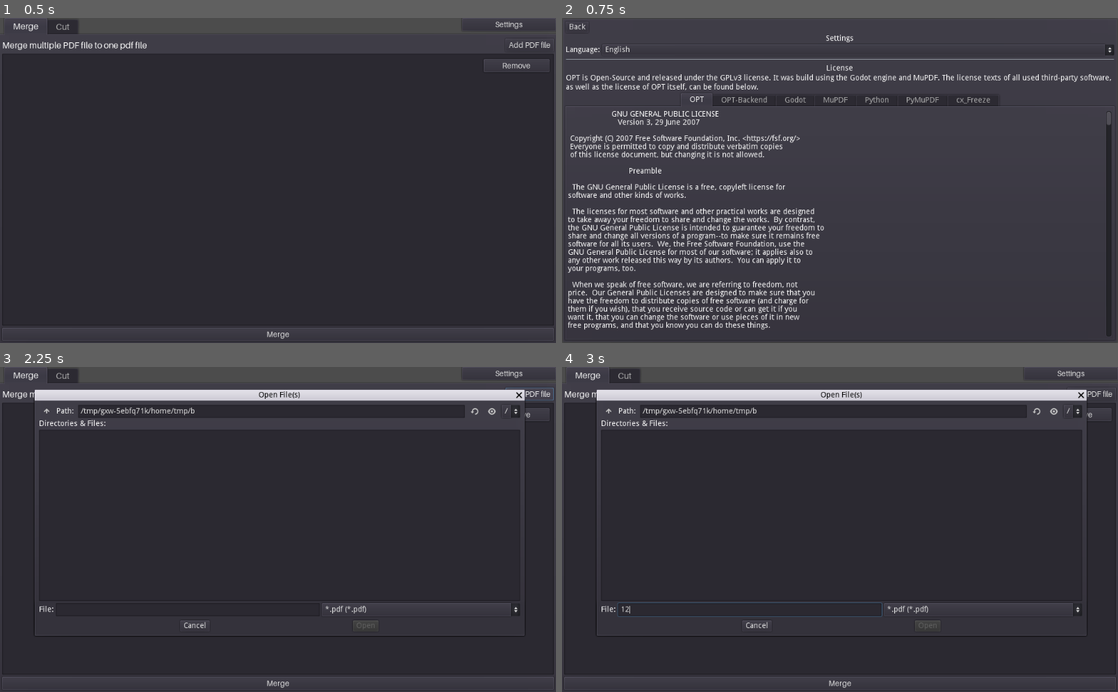
Above: before the commit, frames 1-4 (two rows, left to right).
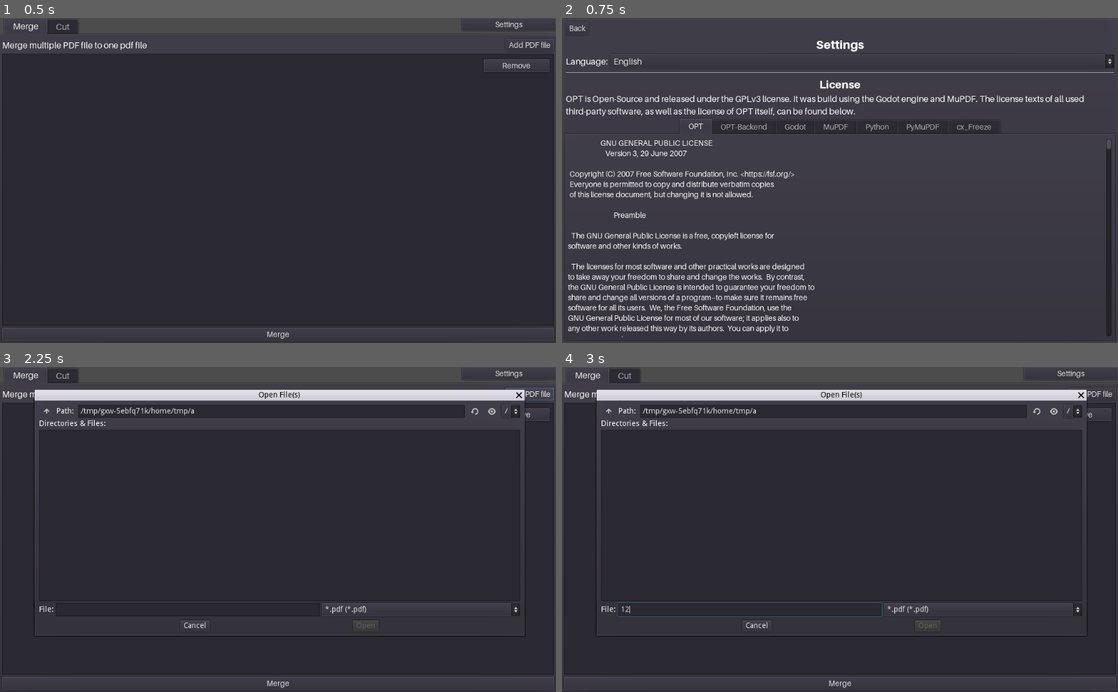
Above: after the commit, the same moments.

Repository: swip3798/OPT
Game: Godot game, scene res://screens/MainScreen.tscn
The game is run twice, just before and just after one commit, with the same random seed, the same clock (stepped at 60 frames per second) and the same inputs.
Inputs (mouse positions are in pixels of both pictures, inside the frame that each line leads up to):
- Up to frame 1 (0.5 s): no input
- Up to frame 2 (0.75 s): click "Settings" at 0.5 s
- Up to frame 3 (2.25 s): click "Back" at 1.25 s; click "Add PDF file" at 2 s
- Up to frame 4 (3 s): click (751, 610) at 2.77 s; type "12" at 2.85 s

Frame 1 is identical in both runs. In frame 2, 14% of the frame differs, in the area x 0-100%, y 1-99%; in frame 3, less than 0.1%; in frame 4, less than 0.1%.

Commit message:
Add custom fonts to settings and about section

Diff:
--- /dev/null
+++ b/res/fonts/heavy18.tres
@@ -0,0 +1,7 @@
+[gd_resource type="DynamicFont" load_steps=2 format=2]
+
+[ext_resource path="res://res/raw_font/Aileron-Heavy.otf" type="DynamicFontData" id=1]
+
+[resource]
+size = 18
+font_data = ExtResource( 1 )
--- /dev/null
+++ b/res/fonts/heavy20.tres
@@ -0,0 +1,7 @@
+[gd_resource type="DynamicFont" load_steps=2 format=2]
+
+[ext_resource path="res://res/raw_font/Aileron-Heavy.otf" type="DynamicFontData" id=1]
+
+[resource]
+size = 20
+font_data = ExtResource( 1 )
--- /dev/null
+++ b/res/fonts/heavy22.tres
@@ -0,0 +1,7 @@
+[gd_resource type="DynamicFont" load_steps=2 format=2]
+
+[ext_resource path="res://res/raw_font/Aileron-Heavy.otf" type="DynamicFontData" id=1]
+
+[resource]
+size = 22
+font_data = ExtResource( 1 )
--- a/screens/About.tscn
+++ b/screens/About.tscn
@@ -1,7 +1,11 @@
-[gd_scene load_steps=3 format=2]
+[gd_scene load_steps=7 format=2]
 
 [ext_resource path="res://screens/Settings.gd" type="Script" id=1]
 [ext_resource path="res://screens/About.gd" type="Script" id=2]
+[ext_resource path="res://res/fonts/heavy20.tres" type="DynamicFont" id=3]
+[ext_resource path="res://res/fonts/button_font.tres" type="DynamicFont" id=4]
+[ext_resource path="res://res/fonts/regular16.tres" type="DynamicFont" id=5]
+[ext_resource path="res://res/fonts/heavy22.tres" type="DynamicFont" id=6]
 
 [node name="About" type="Control"]
 anchor_right = 1.0
@@ -26,79 +30,86 @@
 custom_constants/separation = 4
 
 [node name="Back" type="Button" parent="PanelContainer/VBoxContainer"]
-margin_right = 41.0
-margin_bottom = 20.0
+margin_right = 42.0
+margin_bottom = 24.0
 size_flags_horizontal = 0
+custom_fonts/font = ExtResource( 4 )
 text = "back"
 
 [node name="Label" type="Label" parent="PanelContainer/VBoxContainer"]
-margin_top = 24.0
+margin_top = 28.0
 margin_right = 1010.0
-margin_bottom = 38.0
+margin_bottom = 56.0
+custom_fonts/font = ExtResource( 6 )
 text = "settings"
 align = 1
 
 [node name="Settings" type="VBoxContainer" parent="PanelContainer/VBoxContainer"]
-margin_top = 42.0
+margin_top = 60.0
 margin_right = 1010.0
-margin_bottom = 62.0
+margin_bottom = 86.0
 script = ExtResource( 1 )
 
 [node name="HBoxContainer" type="HBoxContainer" parent="PanelContainer/VBoxContainer/Settings"]
 margin_right = 1010.0
-margin_bottom = 20.0
+margin_bottom = 26.0
 
 [node name="Label" type="Label" parent="PanelContainer/VBoxContainer/Settings/HBoxContainer"]
 margin_top = 3.0
-margin_right = 60.0
-margin_bottom = 17.0
+margin_right = 73.0
+margin_bottom = 23.0
+custom_fonts/font = ExtResource( 5 )
 text = "language:"
 
 [node name="OptionButton" type="OptionButton" parent="PanelContainer/VBoxContainer/Settings/HBoxContainer"]
-margin_left = 64.0
+margin_left = 77.0
 margin_right = 1010.0
-margin_bottom = 20.0
+margin_bottom = 26.0
 size_flags_horizontal = 3
+custom_fonts/font = ExtResource( 5 )
 text = "english"
 items = [ "english", null, false, 0, null, "german", null, false, 1, null ]
 selected = 0
 
 [node name="HSeparator" type="HSeparator" parent="PanelContainer/VBoxContainer"]
-margin_top = 66.0
+margin_top = 90.0
 margin_right = 1010.0
-margin_bottom = 75.0
+margin_bottom = 99.0
 custom_constants/separation = 9
 
 [node name="License" type="VBoxContainer" parent="PanelContainer/VBoxContainer"]
-margin_top = 79.0
+margin_top = 103.0
 margin_right = 1010.0
 margin_bottom = 586.0
 size_flags_vertical = 3
 
 [node name="Title" type="Label" parent="PanelContainer/VBoxContainer/License"]
 margin_right = 1010.0
-margin_bottom = 14.0
+margin_bottom = 25.0
+custom_fonts/font = ExtResource( 3 )
 text = "license"
 align = 1
 
 [node name="Description" type="Label" parent="PanelContainer/VBoxContainer/License"]
-margin_top = 18.0
+margin_top = 29.0
 margin_right = 1010.0
-margin_bottom = 32.0
+margin_bottom = 49.0
+custom_fonts/font = ExtResource( 5 )
 text = "license_desc"
 autowrap = true
 
 [node name="TabContainer" type="TabContainer" parent="PanelContainer/VBoxContainer/License"]
-margin_top = 36.0
+margin_top = 53.0
 margin_right = 1010.0
-margin_bottom = 507.0
+margin_bottom = 483.0
 size_flags_vertical = 3
+custom_fonts/font = ExtResource( 4 )
 
 [node name="OPT" type="VBoxContainer" parent="PanelContainer/VBoxContainer/License/TabContainer"]
 anchor_right = 1.0
 anchor_bottom = 1.0
 margin_left = 4.0
-margin_top = 32.0
+margin_top = 36.0
 margin_right = -4.0
 margin_bottom = -4.0
 size_flags_horizontal = 3
@@ -106,8 +117,9 @@
 
 [node name="RichTextLabel" type="RichTextLabel" parent="PanelContainer/VBoxContainer/License/TabContainer/OPT"]
 margin_right = 1002.0
-margin_bottom = 435.0
+margin_bottom = 390.0
 size_flags_vertical = 3
+custom_fonts/normal_font = ExtResource( 4 )
 text = "                    GNU GENERAL PUBLIC LICENSE
                        Version 3, 29 June 2007
 
@@ -799,6 +811,7 @@
 margin_right = 1002.0
 margin_bottom = 435.0
 size_flags_vertical = 3
+custom_fonts/normal_font = ExtResource( 4 )
 text = "                    GNU GENERAL PUBLIC LICENSE
                        Version 3, 29 June 2007
 
@@ -1490,6 +1503,7 @@
 margin_right = 1002.0
 margin_bottom = 435.0
 size_flags_vertical = 3
+custom_fonts/normal_font = ExtResource( 4 )
 text = "Copyright (c) 2007-2020 Juan Linietsky, Ariel Manzur.
 Copyright (c) 2014-2020 Godot Engine contributors.
 
@@ -1528,6 +1542,7 @@
 margin_right = 1002.0
 margin_bottom = 435.0
 size_flags_vertical = 3
+custom_fonts/normal_font = ExtResource( 4 )
 text = "GNU AFFERO GENERAL PUBLIC LICENSE
 
 Version 3, 19 November 2007
@@ -1758,6 +1773,7 @@
 margin_right = 1002.0
 margin_bottom = 435.0
 size_flags_vertical = 3
+custom_fonts/normal_font = ExtResource( 4 )
 text = "1. This LICENSE AGREEMENT is between the Python Software Foundation (\"PSF\"), and
    the Individual or Organization (\"Licensee\") accessing and otherwise using Python
    3.7.9 software in source or binary form and its associated documentation.
@@ -1815,6 +1831,7 @@
 margin_right = 1002.0
 margin_bottom = 435.0
 size_flags_vertical = 3
+custom_fonts/normal_font = ExtResource( 4 )
 text = "                    GNU GENERAL PUBLIC LICENSE
                        Version 3, 29 June 2007
 
@@ -2506,6 +2523,7 @@
 margin_right = 1002.0
 margin_bottom = 435.0
 size_flags_vertical = 3
+custom_fonts/normal_font = ExtResource( 4 )
 text = "1. This LICENSE AGREEMENT is between the copyright holders and the Individual
    or Organization (\"Licensee\") accessing and otherwise using cx_Freeze
    software in source or binary form and its associated documentation.
--- a/screens/MainScreen.tscn
+++ b/screens/MainScreen.tscn
@@ -34,7 +34,7 @@
 [node name="cut_tab_resize" parent="TabContainer" instance=ExtResource( 2 )]
 visible = false
 margin_left = 4.0
-margin_top = 32.0
+margin_top = 38.0
 margin_right = -4.0
 margin_bottom = -4.0
 
